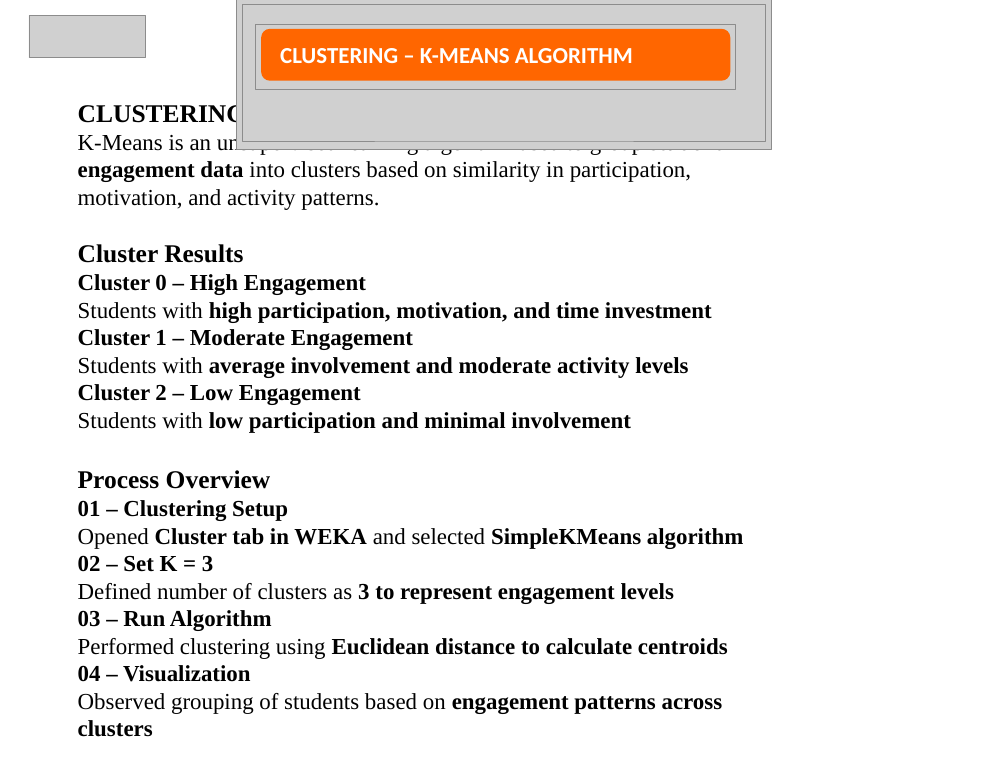
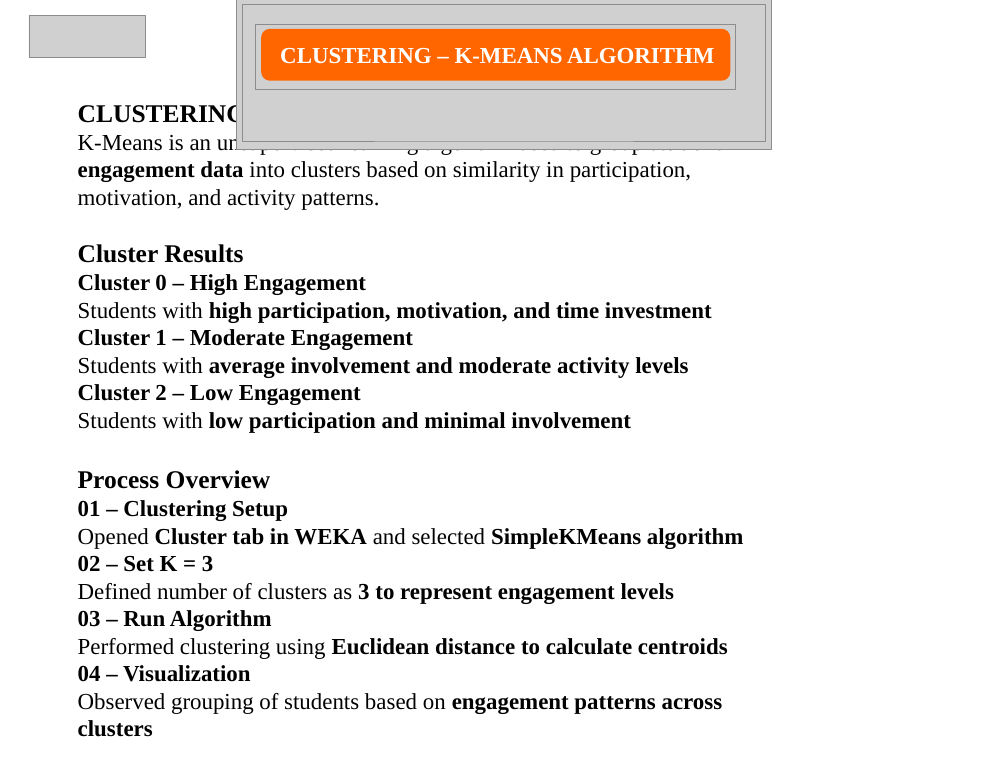
Before and after one commit to SanthoshArigela/Student-Engagement-And-Achivement-Analysis, a slide deck: slide 8 of DataMining_PPT.pptx. Drawn at 1008x779 pixels with LibreOffice and Linux fonts; fonts in the diff are those of the drawing; grey boxes stand for pictures. Boxes give left, top, right and bottom in pixels: in the first picture for what was removed or moved away, otherwise in the second. Text is boxed around its words. In the diff, an @@ line names an element or a change of style, - is before the commit and + after.

```diff
--- a/DataMining_PPT.pptx
+++ b/DataMining_PPT.pptx
@@ text "CLUSTERING – K-MEANS ALGORITHM" at (280, 48, 715, 64): font Calibri to Times New Roman @@
```
Also in this commit, not shown: 6 other slides changed, 3 other files.
